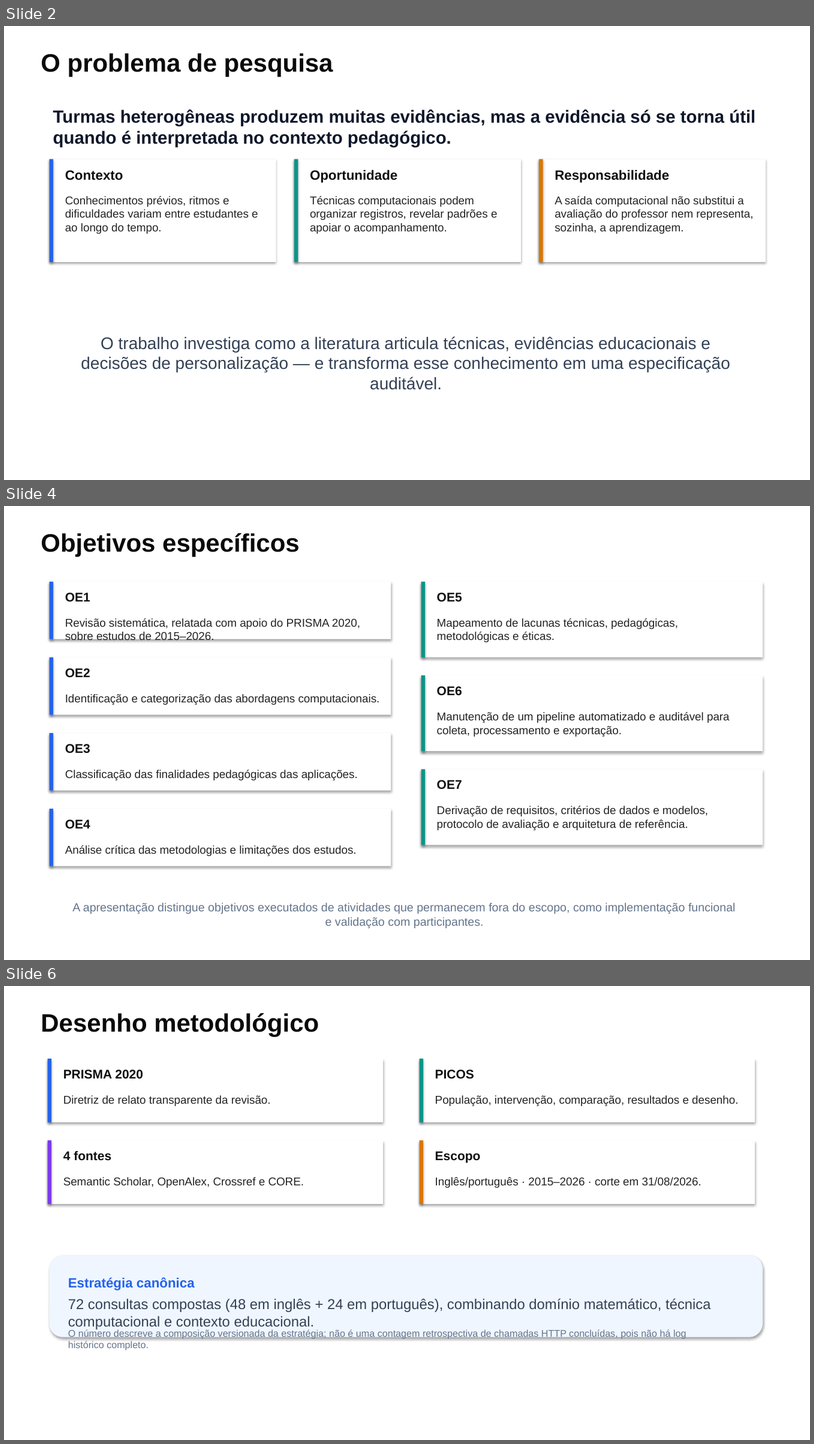
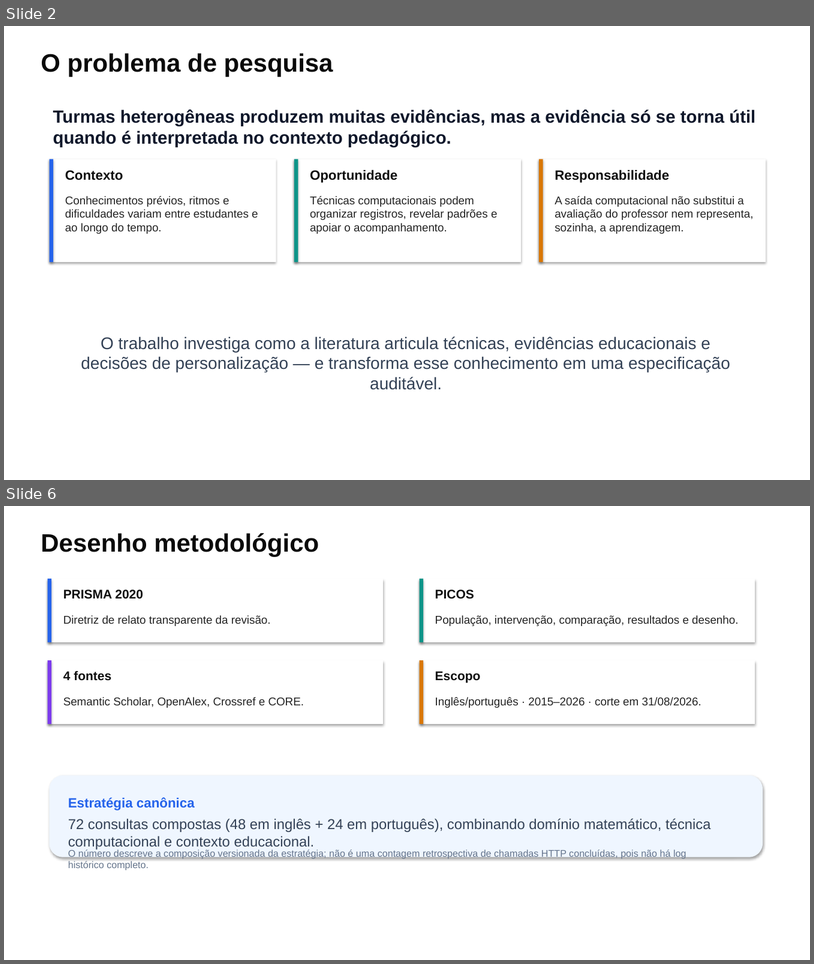
Before and after one commit to thalesfb/ccw, a slide deck: results/tcc/presentation/ensino_personalizado_de_matematica_tcc.pptx. Shown one above the other, each under a label of ours: slides 2, 4 and 6 before the commit, slides 2 and 6 after it; the slides between them are not shown. The pictures are 814x1444 and 814x964 pixels, drawn with LibreOffice and Linux fonts; fonts in the diff are those of the drawing. Boxes give left, top, right and bottom in pixels: in the first picture for what was removed or moved away, otherwise in the second. Text is boxed around its words. In the diff, an @@ line names an element or a change of style, - is before the commit and + after.

```diff
--- a/results/tcc/presentation/ensino_personalizado_de_matematica_tcc.pptx
+++ b/results/tcc/presentation/ensino_personalizado_de_matematica_tcc.pptx
@@ slide 4 removed at (4, 506, 810, 960), background #FFFFFF @@
@@ text removed at (41, 533, 300, 556) @@
-Objetivos específicos
@@ rectangle removed at (50, 582, 391, 639) @@
@@ rectangle removed at (50, 582, 54, 639) @@
@@ text removed at (65, 592, 90, 602) @@
-OE1
@@ rectangle removed at (422, 582, 763, 657) @@
@@ rectangle removed at (422, 582, 426, 657) @@
@@ text removed at (437, 592, 462, 602) @@
-OE5
@@ text removed at (65, 618, 360, 640) @@
-Revisão sistemática, relatada com apoio do PRISMA 2020, sobre estudos de 2015–2026.
@@ text removed at (437, 618, 678, 642) @@
-Mapeamento de lacunas técnicas, pedagógicas, metodológicas e éticas.
@@ rectangle removed at (50, 657, 391, 715) @@
@@ rectangle removed at (50, 657, 54, 715) @@
@@ text removed at (65, 668, 90, 678) @@
-OE2
@@ rectangle removed at (422, 675, 763, 751) @@
@@ rectangle removed at (422, 675, 426, 751) @@
@@ text removed at (65, 694, 380, 705) @@
-Identificação e categorização das abordagens computacionais.
@@ text removed at (437, 686, 462, 696) @@
-OE6
@@ text removed at (437, 712, 730, 736) @@
-Manutenção de um pipeline automatizado e auditável para coleta, processamento e exportação.
@@ rectangle removed at (50, 733, 391, 790) @@
@@ rectangle removed at (50, 733, 54, 790) @@
@@ text removed at (65, 744, 90, 753) @@
-OE3
@@ text removed at (65, 769, 358, 780) @@
-Classificação das finalidades pedagógicas das aplicações.
@@ rectangle removed at (422, 769, 763, 845) @@
@@ rectangle removed at (422, 769, 426, 845) @@
@@ text removed at (437, 780, 462, 789) @@
-OE7
@@ rectangle removed at (50, 808, 391, 866) @@
@@ rectangle removed at (50, 808, 54, 866) @@
@@ text removed at (437, 805, 708, 830) @@
-Derivação de requisitos, critérios de dados e modelos, protocolo de avaliação e arquitetura de referência.
@@ text removed at (65, 819, 90, 829) @@
-OE4
@@ text removed at (65, 845, 357, 856) @@
-Análise crítica das metodologias e limitações dos estudos.
@@ text removed at (72, 903, 736, 928) @@
-A apresentação distingue objetivos executados de atividades que permanecem fora do escopo, como implementação funcional e validação com participantes.
```
Also in this commit, not shown: 4 slides changed, 1 slide added, 48 other files.
